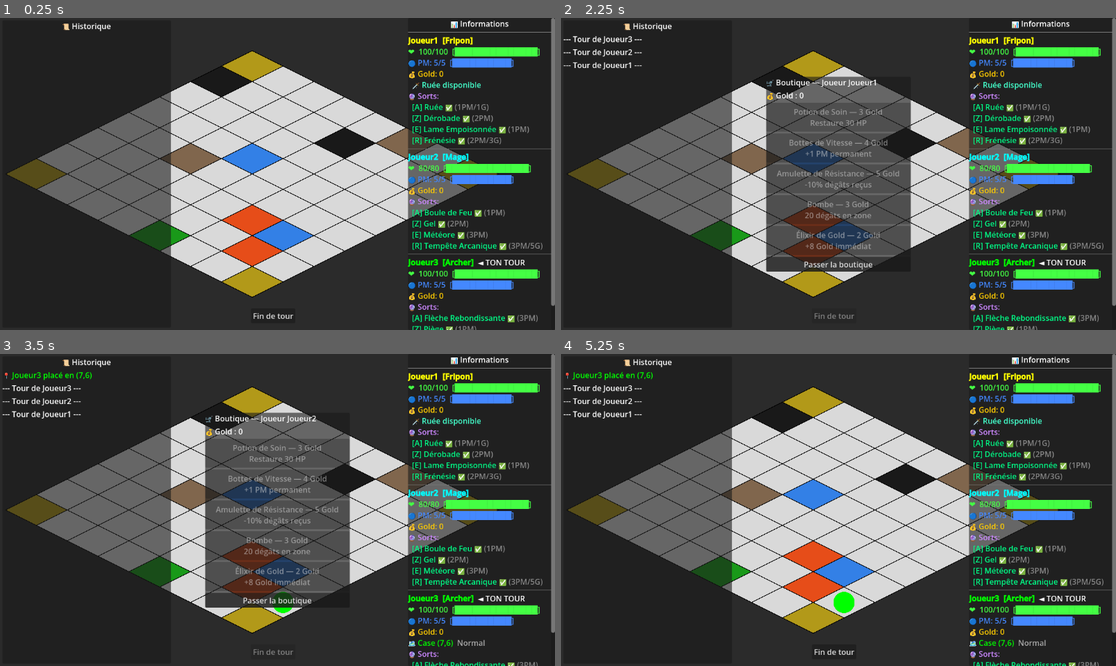
Above: before the commit, frames 1-4 (two rows, left to right).
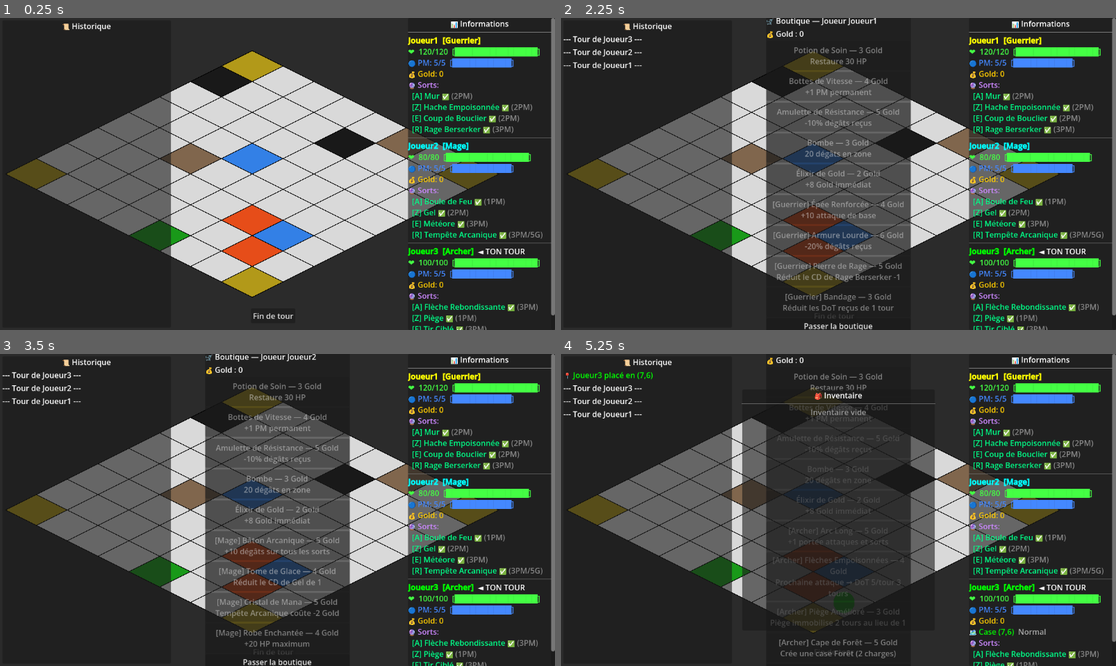
Above: after the commit, the same moments.

Repository: Brsa-Dev/ChessGame
Game: Godot game, scene res://main.tscn
Same seed, same stepped clock (60 frames per second), same inputs: the game is played once before the commit and once after it.
Inputs (mouse positions are in pixels of both pictures, inside the frame that each line leads up to):
- Up to frame 1 (0.25 s): no input
- Up to frame 2 (2.25 s): click "Fin de tour" at 0.5 s; click "Fin de tour" at 1.25 s; click "Fin de tour" at 2 s
- Up to frame 3 (3.5 s): click "Passer la boutique" at 2.75 s
- Up to frame 4 (5.25 s): click "Passer la boutique" at 3.5 s; click (838, 600) at 4.25 s, where only the run before the commit has a clickable "Passer la boutique"; tap Enter at 5 s; move the mouse to (960, 494) at 5.02 s; tap F at 5.1 s; click (960, 494) at 5.17 s

The runs differ from the first frame. In frame 1, 7.1% of the frame differs, in the area x 73-100%, y 6-100%; in frame 2, 12%; in frame 3, 12%; in frame 4, 28%, in the area x 32-100%, y 1-100%.

Commit message:
KAN-13 feat: Ajout items Spé

Diff:
--- /dev/null
+++ b/chess-game/inventory_ui.gd
@@ -0,0 +1,98 @@
+# inventory_ui.gd
+# -----------------------------------------------
+# INVENTORY UI — Affiche les items possédés
+# Ouvert/fermé avec la touche F (configurable)
+# Construit entièrement en code
+# -----------------------------------------------
+extends CanvasLayer
+
+# Référence au joueur actif — mise à jour par main.gd
+var joueur_actif: Node = null
+
+var _panel: PanelContainer = null
+var _vbox: VBoxContainer = null
+var _visible: bool = false
+
+# -----------------------------------------------
+# _ready — Construit l'UI en code
+# -----------------------------------------------
+func _ready():
+	_panel = PanelContainer.new()
+	_panel.visible = false
+
+	# Centré dans la fenêtre
+	var taille = get_viewport().get_visible_rect().size
+	_panel.set_position(Vector2(taille.x / 2 - 200, taille.y / 2 - 250))
+	_panel.set_size(Vector2(400, 500))
+	add_child(_panel)
+
+	var vbox = VBoxContainer.new()
+	vbox.set_anchors_and_offsets_preset(Control.PRESET_FULL_RECT)
+	_panel.add_child(vbox)
+	_vbox = vbox
+
+	var titre = Label.new()
+	titre.text = "🎒 Inventaire"
+	titre.horizontal_alignment = HORIZONTAL_ALIGNMENT_CENTER
+	titre.add_theme_color_override("font_color", Color.WHITE)
+	vbox.add_child(titre)
+
+	vbox.add_child(HSeparator.new())
+
+# -----------------------------------------------
+# toggle — Ouvre ou ferme l'inventaire
+# Appelée par main.gd à la touche F
+# -----------------------------------------------
+func toggle(joueur: Node):
+	joueur_actif = joueur
+	_visible = not _visible
+	_panel.visible = _visible
+
+	if _visible:
+		_rafraichir()
+
+# -----------------------------------------------
+# _rafraichir — Reconstruit la liste des items
+# -----------------------------------------------
+func _rafraichir():
+	# Supprime les anciens labels (sauf titre et séparateur)
+	while _vbox.get_child_count() > 2:
+		var enfant = _vbox.get_child(_vbox.get_child_count() - 1)
+		_vbox.remove_child(enfant)
+		enfant.queue_free()
+
+	if joueur_actif == null:
+		return
+
+	# Affiche chaque item de l'inventaire
+	if joueur_actif.inventaire.is_empty():
+		var label_vide = Label.new()
+		label_vide.text = "Inventaire vide"
+		label_vide.add_theme_color_override("font_color", Color(0.6, 0.6, 0.6))
+		label_vide.horizontal_alignment = HORIZONTAL_ALIGNMENT_CENTER
+		_vbox.add_child(label_vide)
+		return
+
+	for item in joueur_actif.inventaire:
+		var rtl = RichTextLabel.new()
+		rtl.bbcode_enabled = true
+		rtl.fit_content = true
+		rtl.custom_minimum_size = Vector2(380, 0)
+
+		# Couleur selon la classe de l'item
+		var couleur = "#ffffff"
+		match item.classe_requise:
+			"guerrier": couleur = "#ff6644"
+			"mage":     couleur = "#aa66ff"
+			"archer":   couleur = "#44ff88"
+			"fripon":   couleur = "#ffdd44"
+
+		rtl.text = "[color=" + couleur + "][b]" + item.nom + "[/b][/color]"
+		rtl.text += "  [color=#888888]" + item.description + "[/color]"
+		_vbox.add_child(rtl)
+
+	# Bouton fermer
+	var btn_fermer = Button.new()
+	btn_fermer.text = "Fermer"
+	btn_fermer.pressed.connect(func(): _panel.visible = false; _visible = false)
+	_vbox.add_child(btn_fermer)
--- a/chess-game/item.gd
+++ b/chess-game/item.gd
@@ -10,14 +10,20 @@
 var description: String
 var limite_achat: int = -1  # -1 = pas de limite
 
-static func creer(p_id, p_nom, p_prix, p_usage, p_description, p_limite = -1):
+# Classe requise pour acheter cet item
+# "" = commun (achetable par tous)
+# "guerrier", "mage", "archer", "fripon"
+var classe_requise: String = ""
+
+static func creer(p_id, p_nom, p_prix, p_usage, p_description, p_limite = -1, p_classe = "") -> Resource:
 	var item = new()
-	item.id = p_id
-	item.nom = p_nom
-	item.prix = p_prix
-	item.usage = p_usage
-	item.description = p_description
-	item.limite_achat = p_limite
+	item.id            = p_id
+	item.nom           = p_nom
+	item.prix          = p_prix
+	item.usage         = p_usage
+	item.description   = p_description
+	item.limite_achat  = p_limite
+	item.classe_requise = p_classe
 	return item
 
 static func get_items_communs() -> Array:
@@ -28,3 +34,48 @@
 		creer("bombe",              "Bombe",                 3, Usage.UNIQUE,    "20 dégâts en zone",1),
 		creer("elixir_gold",        "Élixir de Gold",        2, Usage.UNIQUE,    "+8 Gold immédiat", 1),
 	]
+
+# -----------------------------------------------
+# get_items_classe — Retourne les items spécifiques
+# à une classe donnée.
+# Appelée par shop_ui.gd pour filtrer l'affichage.
+# -----------------------------------------------
+static func get_items_classe(classe: String) -> Array:
+	match classe:
+		"guerrier": return _items_guerrier()
+		"mage":     return _items_mage()
+		"archer":   return _items_archer()
+		"fripon":   return _items_fripon()
+	return []
+
+static func _items_guerrier() -> Array:
+	return [
+		creer("epee_renforcee",  "Épée Renforcée",    4, Usage.PERMANENT, "+10 attaque de base",               1, "guerrier"),
+		creer("armure_lourde",   "Armure Lourde",      6, Usage.PERMANENT, "-20% dégâts reçus",                 1, "guerrier"),
+		creer("pierre_rage",     "Pierre de Rage",     5, Usage.UNIQUE,    "Réduit le CD de Rage Berserker -1", 1, "guerrier"),
+		creer("bandage",         "Bandage",            3, Usage.UNIQUE,    "Réduit les DoT reçus de 1 tour",    1, "guerrier"),
+	]
+
+static func _items_mage() -> Array:
+	return [
+		creer("baton_arcanique", "Bâton Arcanique",    5, Usage.PERMANENT, "+10 dégâts sur tous les sorts",     1, "mage"),
+		creer("tome_glace",      "Tome de Glace",      4, Usage.UNIQUE,    "Réduit le CD de Gel de 1",          1, "mage"),
+		creer("cristal_mana",    "Cristal de Mana",    5, Usage.PERMANENT, "Tempête Arcanique coûte -2 Gold",   1, "mage"),
+		creer("robe_enchantee",  "Robe Enchantée",     4, Usage.PERMANENT, "+20 HP maximum",                    1, "mage"),
+	]
+
+static func _items_archer() -> Array:
+	return [
+		creer("arc_long",           "Arc Long",             5, Usage.PERMANENT, "+1 portée attaques et sorts",          1, "archer"),
+		creer("fleches_empoisonnees","Flèches Empoisonnées", 4, Usage.PERMANENT, "Prochaine attaque → DoT 5/tour 3 tours",1, "archer"),
+		creer("piege_ameliore",     "Piège Amélioré",       3, Usage.PERMANENT, "Piège immobilise 2 tours au lieu de 1", 1, "archer"),
+		creer("cape_foret",         "Cape de Forêt",        5, Usage.PERMANENT, "Crée une case Forêt (2 charges)",      1, "archer"),
+	]
+
+static func _items_fripon() -> Array:
+	return [
+		creer("dague_aceree",      "Dague Acérée",          4, Usage.PERMANENT, "+5 attaque de base",                   1, "fripon"),
+		creer("ceinture_pickpocket","Ceinture de Pickpocket",4, Usage.PERMANENT, "Vole 1 Gold par attaque de base",      1, "fripon"),
+		creer("bottes_silencieuses","Bottes Silencieuses",   6, Usage.PERMANENT, "+2 PM pour toute la partie",           1, "fripon"),
+		creer("potion_frenesie",   "Potion de Frénésie",    4, Usage.PERMANENT, "Frénésie coûte -1 Gold",               1, "fripon"),
+	]
--- a/chess-game/joueur.gd
+++ b/chess-game/joueur.gd
@@ -78,6 +78,36 @@
 # null = pas de marque active
 var marque_cible: Node = null
 var marque_tours_restants: int = 0  # Expiration après 3 tours
+
+
+# -----------------------------------------------
+# Variables pour les items de classe
+# -----------------------------------------------
+
+# ARCHER — Flèches Empoisonnées
+# true = la prochaine attaque de base appliquera un DoT
+# Reste actif jusqu'à utilisation (comme lame_active du Fripon)
+var fleches_empoisonnees_actif: bool = false
+
+# ARCHER — Piège Amélioré
+# true = les pièges posés immobilisent 2 tours au lieu de 1
+var piege_ameliore_actif: bool = false
+
+# ARCHER — Cape de Forêt
+# Nombre de charges restantes (max 2)
+var cape_foret_charges: int = 0
+
+# FRIPON — Ceinture de Pickpocket
+# true = chaque attaque de base vole 1 Gold à l'ennemi
+var pickpocket_actif: bool = false
+
+# FRIPON — Potion de Frénésie
+# Réduction du coût Gold de Frénésie (-1 Gold)
+var reduction_cout_frenesie: int = 0
+
+# MAGE — Cristal de Mana
+# Réduction permanente du coût Gold de Tempête Arcanique
+var reduction_cout_tempete: int = 0
 
 # -----------------------------------------------
 # Place le joueur sur une case de la grille
--- a/chess-game/main.gd
+++ b/chess-game/main.gd
@@ -12,6 +12,7 @@
 @onready var log_ui = $UI/LogUI
 @onready var hud_ui = $HudUI
 @onready var event_manager = $EventManager
+@onready var inventory_ui = $InventoryUI
 
 var joueur_selectionne: bool = false
 var sort_selectionne: int = -1
@@ -70,6 +71,8 @@
 		taille_ecran.y - 45          # Collé en bas
 	))
 
+	inventory_ui
+
 	renderer.queue_redraw()
 	print("Main prêt !")
 
@@ -119,6 +122,13 @@
 # -----------------------------------------------
 func _input(event):
 	if event is InputEventKey and event.pressed:
+		if event.keycode == KEY_F:
+			inventory_ui.toggle(tour_manager.get_joueur_actif())
+			return
+	if event is InputEventKey and event.pressed:
+		if event.keycode == KEY_F:
+			inventory_ui.toggle(tour_manager.get_joueur_actif())
+			return
 		var joueur_actif = tour_manager.get_joueur_actif()
 		if not joueur_selectionne:
 			return
@@ -230,6 +240,18 @@
 				var cible = _get_joueur_en(cell.x, cell.y)
 				if joueur_actif.peut_attaquer(cell.x, cell.y):
 					joueur_actif.attaquer(cible)
+					# ← Flèches Empoisonnées (Archer)
+				if joueur_actif.fleches_empoisonnees_actif:
+					cible.ajouter_dot("fleches_empoisonnees", 5, 3)
+					joueur_actif.fleches_empoisonnees_actif = false
+					_log("🏹 Flèches Empoisonnées ! DoT appliqué sur " + cible.name, joueur_actif)
+
+				# ← Ceinture de Pickpocket (Fripon)
+				if joueur_actif.pickpocket_actif and cible.gold > 0:
+					cible.gold         -= 1
+					joueur_actif.gold  += 1
+					_log("👜 " + joueur_actif.name + " vole 1 Gold à " + cible.name + " !", joueur_actif)
+
 					_log("⚔️ " + joueur_actif.name + " attaque " + cible.name + " — " + str(joueur_actif.attaque_degats) + " dmg", joueur_actif)
 					_rafraichir_hud()
 					joueur_selectionne = false
@@ -551,6 +573,10 @@
 			_rafraichir_hud()
 			return true
 		"mage_tempete":
+			var cout_tempete = max(0, sort.cout_gold - joueur.reduction_cout_tempete)
+			if joueur.gold < cout_tempete:
+				print("Pas assez de Gold pour Tempête !")
+				return false
 			joueur.gold -= sort.cout_gold
 			joueur.pm_actuels -= sort.cout_pm
 			sort.declencher_cooldown()
@@ -752,6 +778,11 @@
 			_rafraichir_hud()
 			return true
 		"fripon_frenesie":
+			# ← Potion de Frénésie réduit le coût
+			var cout_frenesie = max(0, sort.cout_gold - joueur.reduction_cout_frenesie)
+			if joueur.gold < cout_frenesie:
+				print("Pas assez de Gold !")
+				return false
 			joueur.gold       -= sort.cout_gold
 			joueur.pm_actuels -= sort.cout_pm
 			sort.declencher_cooldown()
@@ -831,11 +862,10 @@
 	for piege in pieges_actifs:
 		if piege["x"] == joueur.grid_x and piege["y"] == joueur.grid_y and piege["poseur"] != joueur:
 			joueur.recevoir_degats(10)
-			joueur.tours_immobilise = 1
+			# ← Piège Amélioré : 2 tours si le poseur a l'item
+			joueur.tours_immobilise = 2 if piege["poseur"].piege_ameliore_actif else 1
 			pieges_declenches.append(piege)
-			print("🪤 Piège déclenché ! 10 dmg + immobilisé 1 tour")
-			# ← AJOUTE ICI
-			_log("🪤 " + joueur.name + " déclenche un piège ! 10 dmg + immobilisé 1 tour", joueur)
+			_log("🪤 " + joueur.name + " déclenche un piège ! 10 dmg + immobilisé " + str(joueur.tours_immobilise) + " tour(s)", joueur)
 	for piege in pieges_declenches:
 		pieges_actifs.erase(piege)
 
--- a/chess-game/main.tscn
+++ b/chess-game/main.tscn
@@ -4,7 +4,7 @@
 [ext_resource type="Script" uid="uid://cx5ap1rwg6fkk" path="res://board.gd" id="2_0xm2m"]
 [ext_resource type="Script" uid="uid://d1c4gj8rey8gb" path="res://renderer.gd" id="3_h2yge"]
 [ext_resource type="Script" uid="uid://vx764si80mid" path="res://Classe/archer.gd" id="4_5vw27"]
-[ext_resource type="Script" uid="uid://ylfkw30jteip" path="res://Classe/fripon.gd" id="4_kek77"]
+[ext_resource type="Script" uid="uid://c1mg3hyujhvxw" path="res://Classe/guerrier.gd" id="4_ycdy4"]
 [ext_resource type="Script" uid="uid://dd545mykmfl8k" path="res://Classe/mage.gd" id="5_kek77"]
 [ext_resource type="Script" uid="uid://dwdhc37i2tort" path="res://tour_manager.gd" id="5_lquwl"]
 [ext_resource type="Script" uid="uid://gmarcgm6a54i" path="res://shop_manager.gd" id="6_272bh"]
@@ -12,6 +12,7 @@
 [ext_resource type="PackedScene" uid="uid://dsa25x38tnxyk" path="res://log_ui.tscn" id="8_4c57u"]
 [ext_resource type="Script" uid="uid://btmxatp242gy4" path="res://hud_ui.gd" id="11_efxa6"]
 [ext_resource type="Script" uid="uid://cwnxppdudkabl" path="res://event_manager.gd" id="12_dg77c"]
+[ext_resource type="Script" uid="uid://davtd4vv1xjqv" path="res://inventory_ui.gd" id="13_ycdy4"]
 
 [node name="Main" type="Node2D" unique_id=572728295]
 script = ExtResource("1_ig7tw")
@@ -23,7 +24,7 @@
 script = ExtResource("3_h2yge")
 
 [node name="Joueur1" type="Node" parent="." unique_id=754179848]
-script = ExtResource("4_kek77")
+script = ExtResource("4_ycdy4")
 
 [node name="Joueur2" type="Node" parent="." unique_id=1933811520]
 script = ExtResource("5_kek77")
@@ -71,5 +72,8 @@
 [node name="EventManager" type="Node" parent="." unique_id=696540558]
 script = ExtResource("12_dg77c")
 
+[node name="InventoryUI" type="CanvasLayer" parent="." unique_id=695604500]
+script = ExtResource("13_ycdy4")
+
 [connection signal="timeout" from="TourManager/Timer" to="TourManager" method="_on_timer_timeout"]
 [connection signal="pressed" from="UI/BoutonFinTour" to="." method="fin_de_tour"]
--- a/chess-game/project.godot
+++ b/chess-game/project.godot
@@ -41,6 +41,11 @@
 "events": [Object(InputEventKey,"resource_local_to_scene":false,"resource_name":"","device":-1,"window_id":0,"alt_press …(192 unchanged characters)…
 ]
 }
+ouvrir_inventaire={
+"deadzone": 0.2,
+"events": [Object(InputEventKey,"resource_local_to_scene":false,"resource_name":"","device":-1,"window_id":0,"alt_pressed":false,"shift_pressed":false,"ctrl_pressed":false,"meta_pressed":false,"pressed":false,"keycode":0,"physical_keycode":70,"key_label":0,"unicode":102,"location":0,"echo":false,"script":null)
+]
+}
 
 [physics]
 
--- a/chess-game/shop_manager.gd
+++ b/chess-game/shop_manager.gd
@@ -17,8 +17,11 @@
 # Recharge le stock avec les 5 items communs
 # -----------------------------------------------
 func ouvrir_boutique():
+	# Le stock est rechargé à chaque ouverture
+	# Les items de classe sont chargés dynamiquement dans shop_ui.gd
+	# selon la classe du joueur actif
 	stock = ItemScript.get_items_communs()
-	print("=== Boutique ouverte ! ", stock.size(), " items disponibles ===")
+	print("=== Boutique ouverte ! ", stock.size(), " items communs ===")
 
 # -----------------------------------------------
 # Vérifie si un joueur peut acheter un item
@@ -102,3 +105,124 @@
 			# +8 Gold immédiat
 			joueur.gold += 8
 			print("Élixir de Gold — Gold : ", joueur.gold)
+
+		# -----------------------------------------------
+		# ITEMS GUERRIER
+		# -----------------------------------------------
+		"epee_renforcee":
+			joueur.attaque_degats += 10
+			print("⚔️ Épée Renforcée — attaque : ", joueur.attaque_degats)
+
+		"armure_lourde":
+			# Même système que l'Amulette — cumulable
+			joueur.resistance_degats += 0.20
+			print("🛡️ Armure Lourde — résistance : ", joueur.resistance_degats * 100, "%")
+
+		"pierre_rage":
+			# Réduit le CD actuel de Rage Berserker de 1
+			# Si CD = 0, aucun effet (sort déjà disponible)
+			for sort in joueur.sorts:
+				if sort.id == "guerrier_rage":
+					sort.cooldown_actuel = max(0, sort.cooldown_actuel - 1)
+					print("⚔️ Pierre de Rage — CD Rage : ", sort.cooldown_actuel)
+					break
+
+		"bandage":
+			# Réduit TOUS les DoT actifs de 1 tour
+			for source_id in joueur.dots_actifs:
+				joueur.dots_actifs[source_id]["tours_restants"] -= 1
+			# Supprime les DoT expirés
+			var a_supprimer = []
+			for source_id in joueur.dots_actifs:
+				if joueur.dots_actifs[source_id]["tours_restants"] <= 0:
+					a_supprimer.append(source_id)
+			for s in a_supprimer:
+				joueur.dots_actifs.erase(s)
+			print("🩹 Bandage — DoT réduits de 1 tour")
+
+		# -----------------------------------------------
+		# ITEMS MAGE
+		# -----------------------------------------------
+		"baton_arcanique":
+			joueur.bonus_degats_sorts += 10
+			print("🔮 Bâton Arcanique — bonus sorts : +", joueur.bonus_degats_sorts)
+
+		"tome_glace":
+			for sort in joueur.sorts:
+				if sort.id == "mage_gel":
+					sort.cooldown_actuel = max(0, sort.cooldown_actuel - 1)
+					print("❄️ Tome de Glace — CD Gel : ", sort.cooldown_actuel)
+					break
+
+		"cristal_mana":
+			# Réduction permanente du coût Gold de Tempête Arcanique
+			joueur.reduction_cout_tempete += 2
+			print("💎 Cristal de Mana — Tempête coûte ", 2 - joueur.reduction_cout_tempete, " Gold de moins")
+
+		"robe_enchantee":
+			joueur.hp_max     += 20
+			joueur.hp_actuels += 20  # Effet immédiat aussi
+			print("👘 Robe Enchantée — HP max : ", joueur.hp_max)
+
+		# -----------------------------------------------
+		# ITEMS ARCHER
+		# -----------------------------------------------
+		"arc_long":
+			joueur.attaque_portee  += 1
+			joueur.bonus_range_sorts += 1
+			print("🏹 Arc Long — portée : ", joueur.attaque_portee)
+
+		"fleches_empoisonnees":
+			# Active l'état — la prochaine attaque de base appliquera un DoT
+			joueur.fleches_empoisonnees_actif = true
+			print("🏹 Flèches Empoisonnées activées")
+
+		"piege_ameliore":
+			joueur.piege_ameliore_actif = true
+			print("🪤 Piège Amélioré — immobilisation 2 tours")
+
+		"cape_foret":
+			joueur.cape_foret_charges += 2
+			print("🌲 Cape de Forêt — 2 charges")
+
+		# -----------------------------------------------
+		# ITEMS FRIPON
+		# -----------------------------------------------
+		"dague_aceree":
+			joueur.attaque_degats += 5
+			print("🗡️ Dague Acérée — attaque : ", joueur.attaque_degats)
+
+		"ceinture_pickpocket":
+			joueur.pickpocket_actif = true
+			print("👜 Ceinture de Pickpocket activée")
+
+		"bottes_silencieuses":
+			joueur.pm_max     += 2
+			joueur.pm_actuels += 2
+			print("👢 Bottes Silencieuses — PM max : ", joueur.pm_max)
+
+		"potion_frenesie":
+			joueur.reduction_cout_frenesie += 1
+			print("🍶 Potion de Frénésie — Frénésie coûte 1 Gold de moins")
+
+# -----------------------------------------------
+# get_stock_pour_joueur — Retourne les items
+# visibles pour un joueur donné :
+# items communs + items de sa classe
+# -----------------------------------------------
+func get_stock_pour_joueur(joueur: Node) -> Array:
+	var classe = _get_classe(joueur)
+	var items_classe = ItemScript.get_items_classe(classe)
+	return stock + items_classe
+
+# -----------------------------------------------
+# _get_classe — Lit le script du joueur pour
+# déterminer sa classe (même logique que hud_ui.gd)
+# -----------------------------------------------
+func _get_classe(joueur: Node) -> String:
+	var path = joueur.get_script().resource_path
+	if "fripon"   in path: return "fripon"
+	if "mage"     in path: return "mage"
+	if "guerrier" in path: return "guerrier"
+	if "archer"   in path: return "archer"
+	return ""
--- a/chess-game/shop_ui.gd
+++ b/chess-game/shop_ui.gd
@@ -62,25 +62,21 @@
 # On vide d'abord le conteneur pour éviter les doublons
 # -----------------------------------------------
 func _afficher_items():
-	# Supprime les anciens boutons
 	for enfant in conteneur_items.get_children():
 		enfant.queue_free()
 
-	# Crée un bouton pour chaque item du stock
-	for item in shop_manager.stock:
+	# ← Récupère les items filtrés par classe du joueur actif
+	var items_visibles = shop_manager.get_stock_pour_joueur(joueur_actif)
+
+	for item in items_visibles:
 		var bouton = Button.new()
-
-		# Texte du bouton : nom + prix + description
-		bouton.text = "%s — %d Gold\n%s" % [item.nom, item.prix, item.description]
+		# Préfixe classe pour les items non-communs
+		var prefix = "" if item.classe_requise == "" else "[" + item.classe_requise.capitalize() + "] "
+		bouton.text = "%s%s — %d Gold\n%s" % [prefix, item.nom, item.prix, item.description]
 		bouton.autowrap_mode = TextServer.AUTOWRAP_WORD
 		bouton.custom_minimum_size = Vector2(300, 60)
-
-		# Grise le bouton si le joueur ne peut pas acheter
 		bouton.disabled = not shop_manager.peut_acheter(joueur_actif, item)
-
-		# Connecte le clic — on passe l'item en paramètre
 		bouton.pressed.connect(_on_acheter.bind(item))
-
 		conteneur_items.add_child(bouton)
 
 # -----------------------------------------------
Not shown, added: chess-game/inventory_ui.gd.uid
